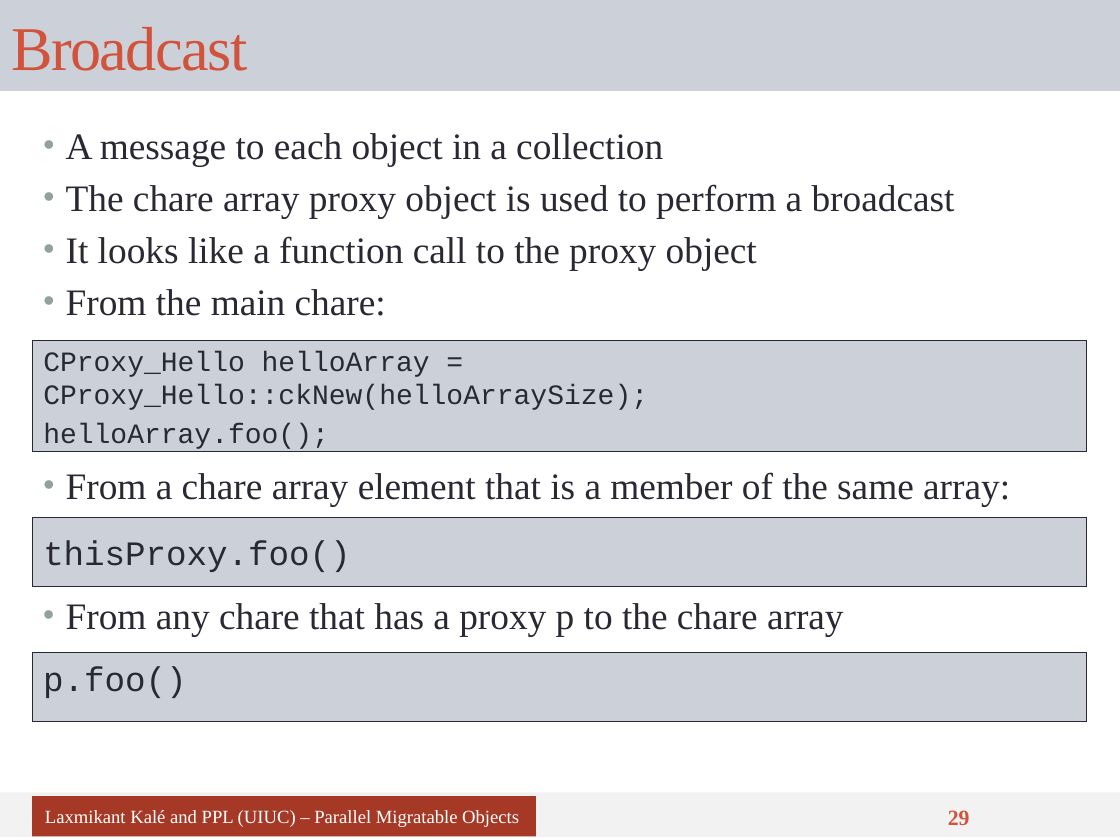
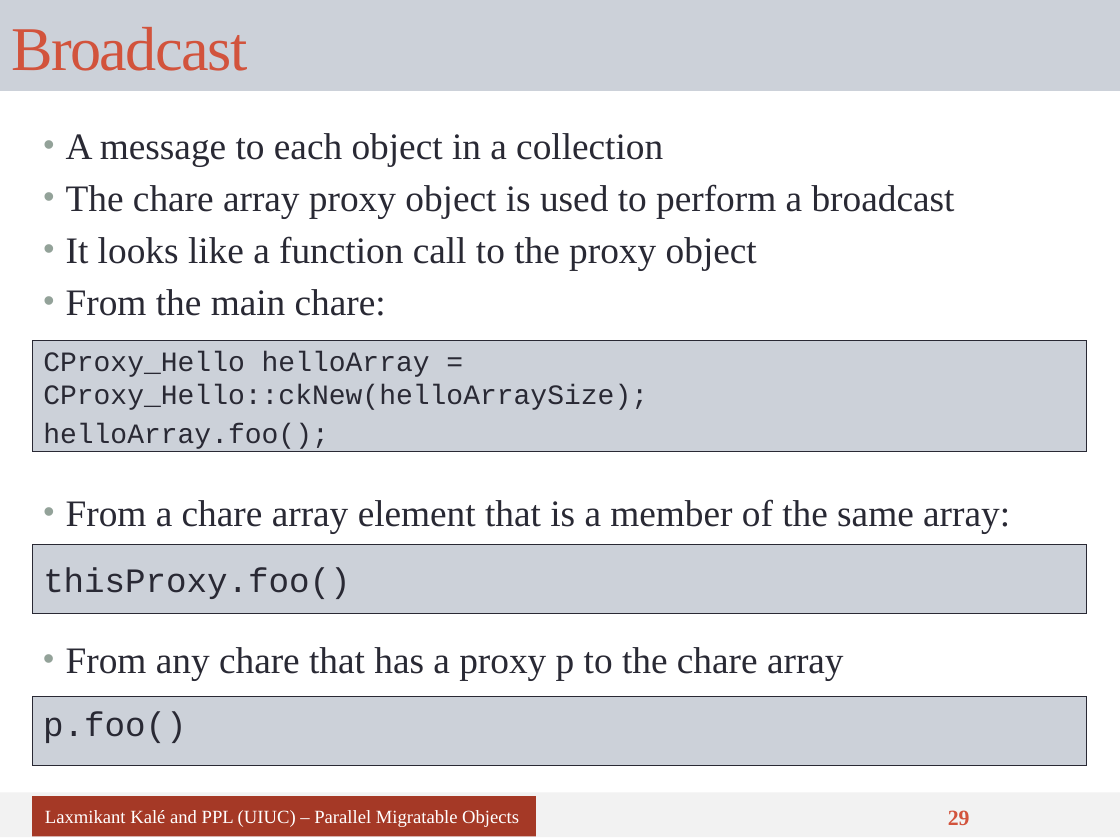
Before and after one commit to UIUC-PPL/charm_tutorial, a slide deck: slide 29 of tutorial-04-charm_basics.pptx. Drawn at 1120x840 pixels with LibreOffice and Linux fonts; fonts in the diff are those of the drawing. Boxes give left, top, right and bottom in pixels: in the first picture for what was removed or moved away, otherwise in the second. Text is boxed around its words. In the diff, an @@ line names an element or a change of style, - is before the commit and + after.

```diff
--- a/tutorial-04-charm_basics.pptx
+++ b/tutorial-04-charm_basics.pptx
@@ text "From a chare array element ...": place and size @@
-text "From a chare array element ..." at [66,472,1010,506]
+text "From a chare array element ..." at [66,499,1010,533]
@@ text "thisProxy.foo()": place and size @@
-text "thisProxy.foo()" at [32,517,1086,587]
+text "thisProxy.foo()" at [32,544,1086,614]
@@ text "From any chare that has ...": place and size @@
-text "From any chare that has ..." at [66,603,844,636]
+text "From any chare that has ..." at [66,647,844,681]
@@ rectangle "p.foo()": place and size @@
-rectangle "p.foo()" at [32,652,1086,721]
+rectangle "p.foo()" at [32,697,1086,766]
```
Also in this commit, not shown: 14 other slides changed.
